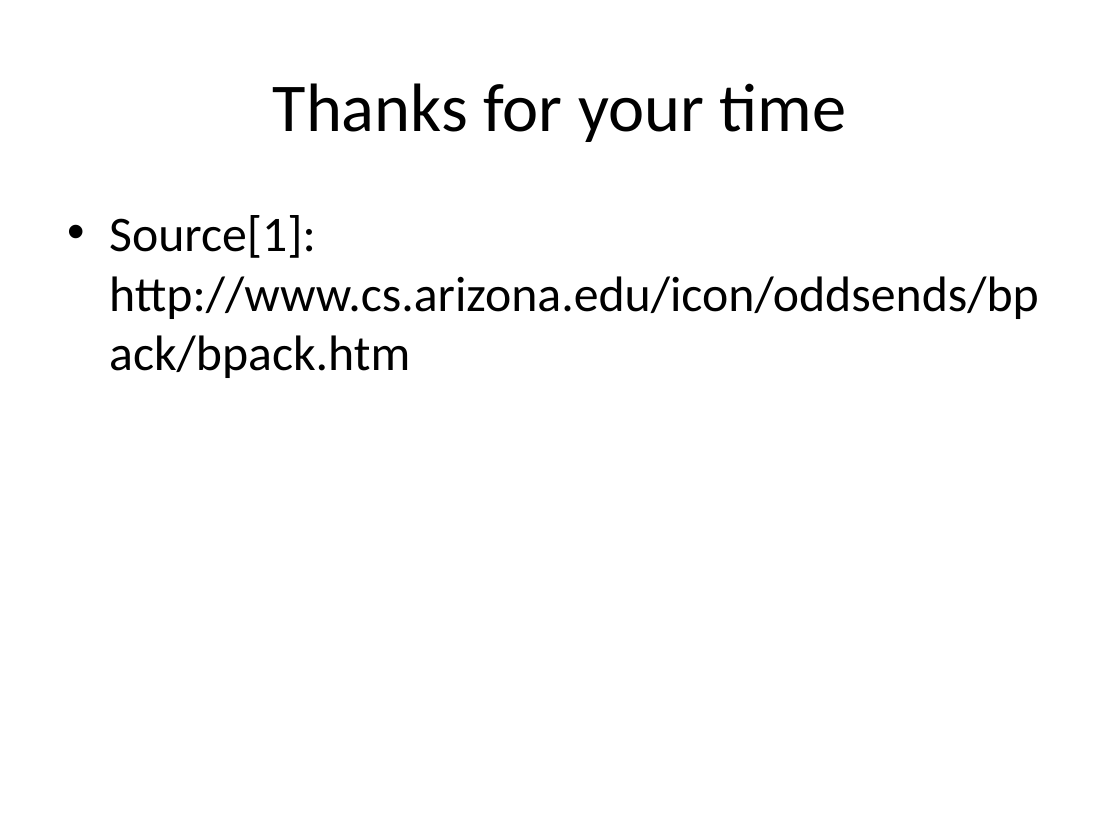
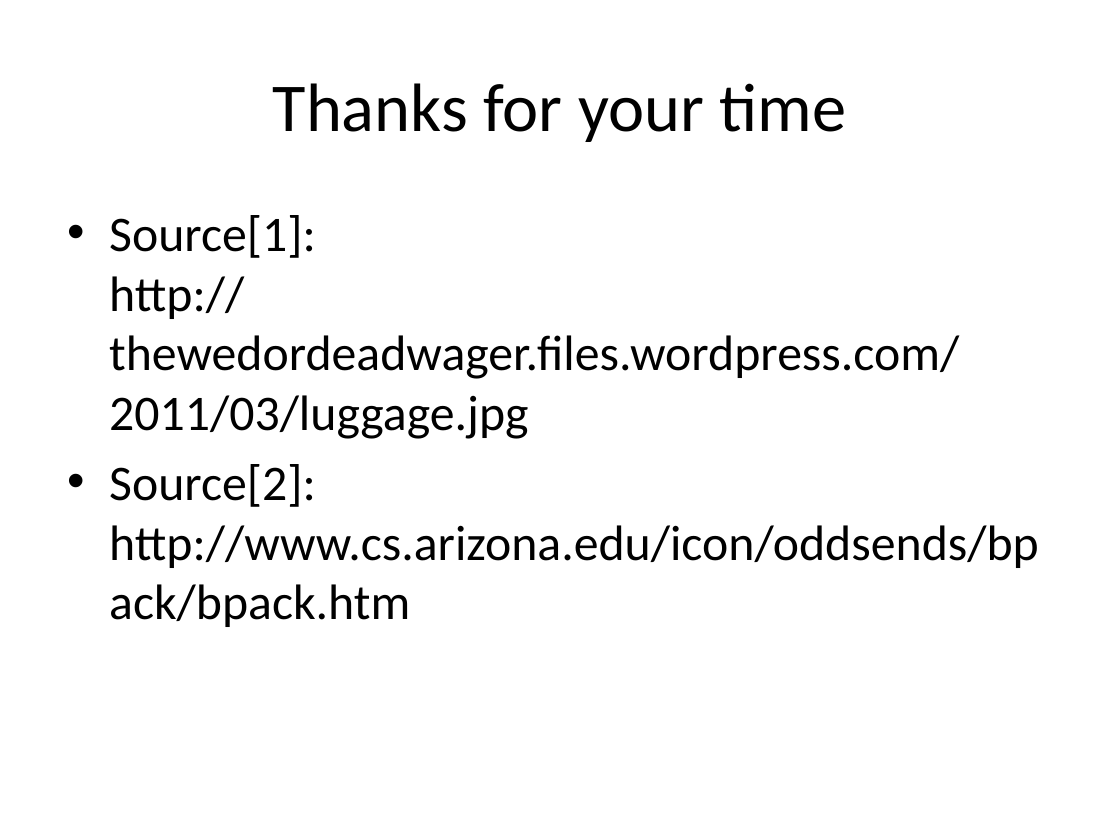
Before and after one commit to montelongoj/p2-b130-aau-2011, a slide deck: slide 11 of PP for status.pptx. Drawn at 1120x840 pixels with LibreOffice and Linux fonts; fonts in the diff are those of the drawing. Boxes give left, top, right and bottom in pixels: in the first picture for what was removed or moved away, otherwise in the second. Text is boxed around its words. In the diff, an @@ line names an element or a change of style, - is before the commit and + after.

```diff
--- a/PP for status.pptx
+++ b/PP for status.pptx
@@ text at bbox=[109, 215, 1039, 627]: text changed @@
-• Source[1]: http://www.cs.arizona.edu/icon/oddsends/bpack/bpack.htm
+• Source[1]:
+  http://thewedordeadwager.files.wordpress.com/2011/03/luggage.jpg
+• Source[2]: http://www.cs.arizona.edu/icon/oddsends/bpack/bpack.htm
```
Also in this commit, not shown: 3 other slides changed.
